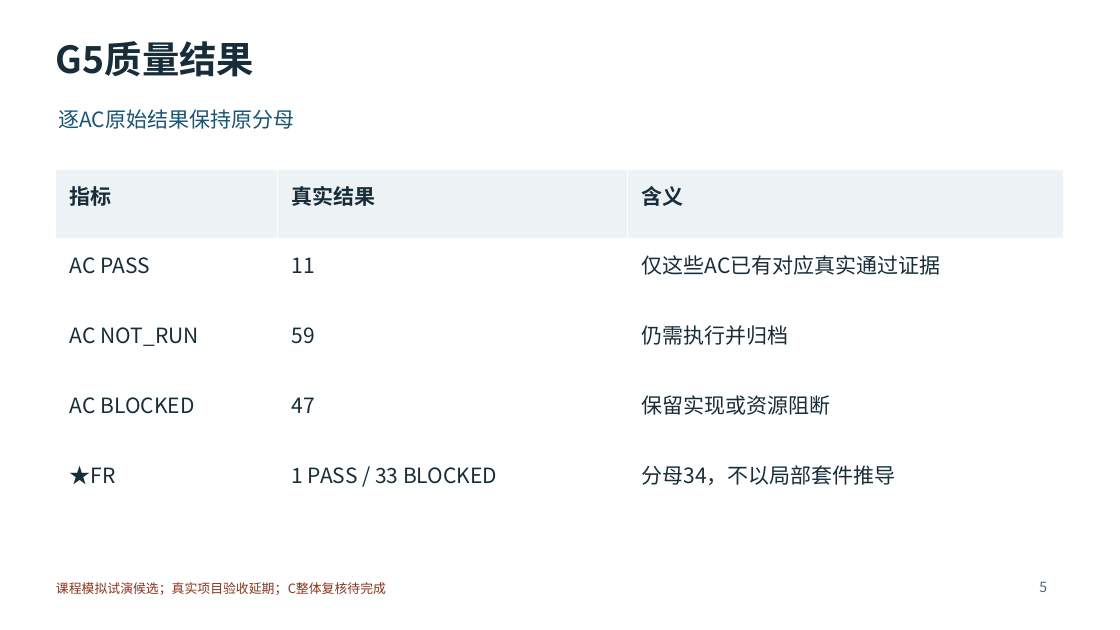
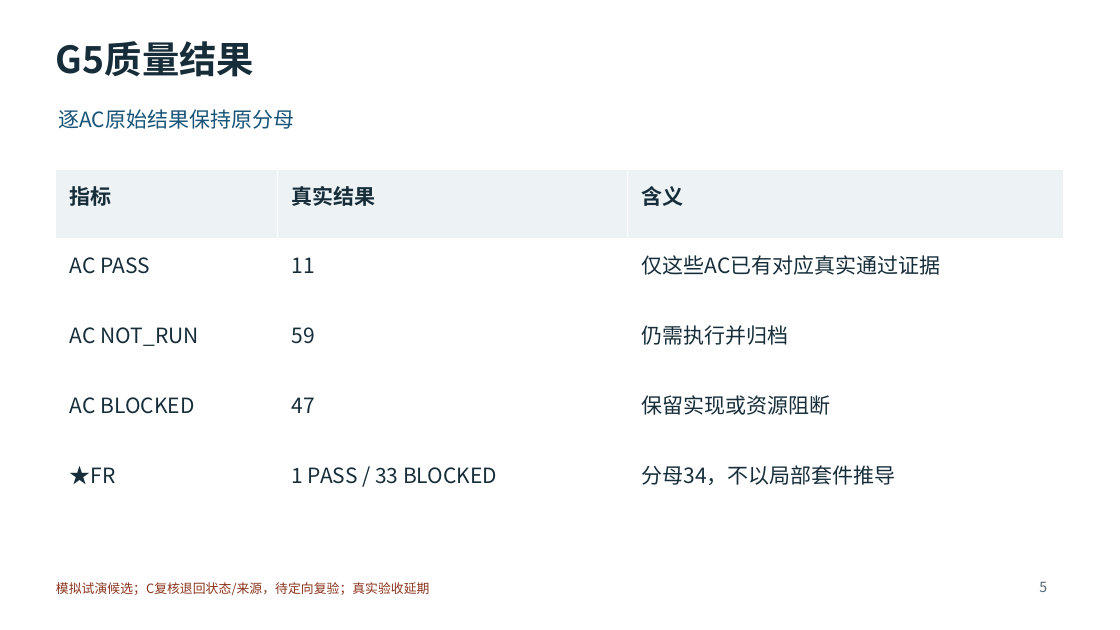
Before and after one commit to Renny1700132/emergency-response-platform, a slide deck: slide 5 of docs/deliverables/G6/G6-03-验收答辩候选.pptx. Drawn at 1120x630 pixels with LibreOffice and Linux fonts; fonts in the diff are those of the drawing. Boxes give left, top, right and bottom in pixels: in the first picture for what was removed or moved away, otherwise in the second. Text is boxed around its words. In the diff, an @@ line names an element or a change of style, - is before the commit and + after.

```diff
--- a/docs/deliverables/G6/G6-03-验收答辩候选.pptx
+++ b/docs/deliverables/G6/G6-03-验收答辩候选.pptx
@@ text at <box>56,582,430,595</box>: text changed @@
-课程模拟试演候选；真实项目验收延期；C整体复核待完成
+模拟试演候选；C复核退回状态/来源，待定向复验；真实验收延期
```
Also in this commit, not shown: 13 other slides changed, 23 other files.
